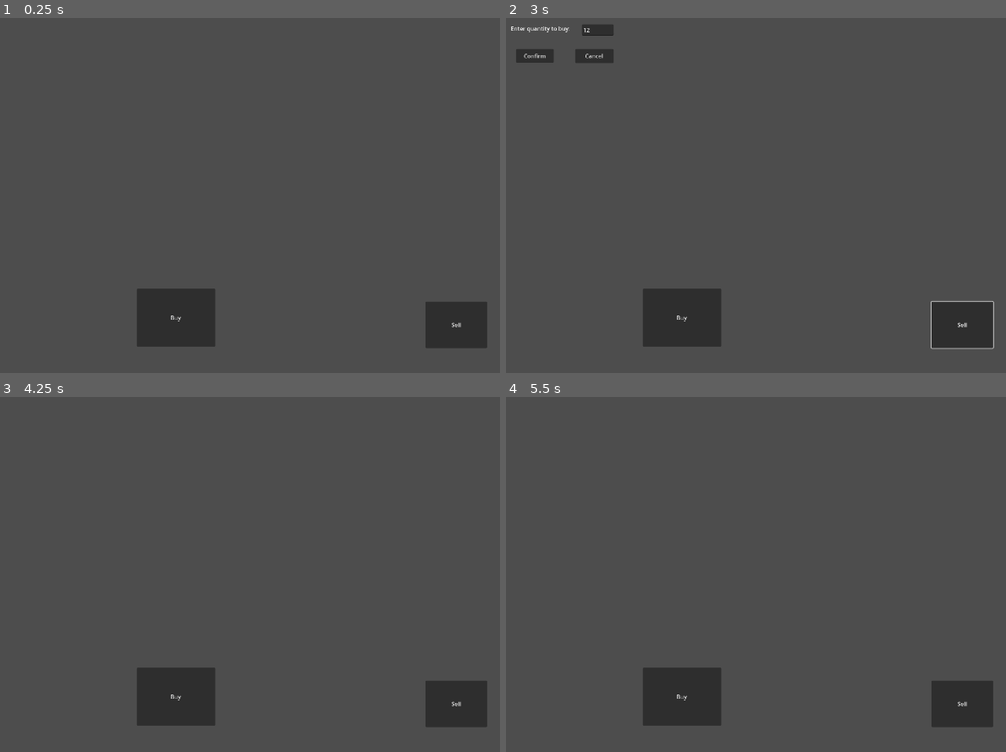
Above: before the commit, frames 1-4 (two rows, left to right).
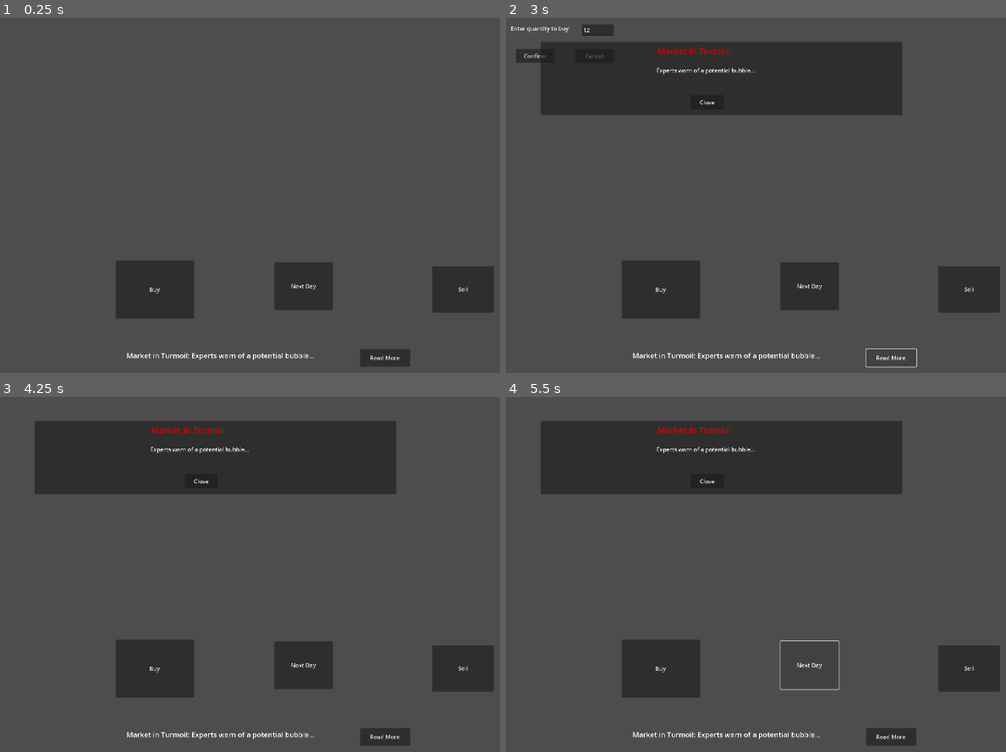
Above: after the commit, the same moments.

Repository: DanielNguyen-05/EcoBub
Game: Godot game, scene res://scenes/main.tscn
Same seed, same stepped clock (60 frames per second), same inputs: the game is played once before the commit and once after it.
Inputs (mouse positions are in pixels of both pictures, inside the frame that each line leads up to):
- Up to frame 1 (0.25 s): no input
- Up to frame 2 (3 s): click "Buy" at 0.5 s; click (596, 28) at 1.27 s; type "12" at 1.35 s; click "Sell" at 2 s; click (891, 358) at 2.75 s, where only the run after the commit has a clickable "Read More"
- Up to frame 3 (4.25 s): click "Confirm" at 3.5 s
- Up to frame 4 (5.5 s): click (811, 666) at 4.25 s, where only the run after the commit has a clickable "Next Day"; click (811, 666) at 5 s, where only the run after the commit has a clickable "Next Day"

The runs differ from the first frame. In frame 1, 7.9% of the frame differs, in the area x 23-99%, y 68-99%; in frame 2, 22%; in frame 3, 23%, in the area x 6-99%, y 6-99%; in frame 4, 21%.

Commit message:
implement news system

Diff:
--- a/project.godot
+++ b/project.godot
@@ -11,7 +11,7 @@
 [application]
 
 config/name="Bubble"
-run/main_scene="res://scenes/main.tscn"
+run/main_scene="res://scenes/Main.tscn"
 config/features=PackedStringArray("4.3", "Mobile")
 
 [autoload]
--- /dev/null
+++ b/scenes/NewsPopup.tscn
@@ -0,0 +1,38 @@
+[gd_scene load_steps=2 format=3 uid="uid://brbqxqii34i3e"]
+
+[ext_resource type="Script" path="res://scripts/NewsPopup.gd" id="1_5m01s"]
+
+[node name="NewsPopup" type="Panel"]
+offset_left = 101.0
+offset_top = 90.0
+offset_right = 1128.0
+offset_bottom = 298.0
+script = ExtResource("1_5m01s")
+
+[node name="Title" type="Label" parent="."]
+layout_mode = 0
+offset_left = 332.0
+offset_top = 9.0
+offset_right = 674.0
+offset_bottom = 67.0
+theme_override_colors/font_color = Color(0.870588, 0, 0, 1)
+theme_override_font_sizes/font_size = 24
+text = "Báo lá cải đây, mại dô, mại dô"
+
+[node name="Content" type="RichTextLabel" parent="."]
+layout_mode = 0
+offset_left = 329.0
+offset_top = 69.0
+offset_right = 657.0
+offset_bottom = 152.0
+text = "Đây là nội dung của báo lá cải, mọi người xem qua nha. Hehehehehehe"
+
+[node name="Close" type="Button" parent="."]
+layout_mode = 0
+offset_left = 426.0
+offset_top = 151.0
+offset_right = 520.0
+offset_bottom = 192.0
+text = "Close"
+
+[connection signal="pressed" from="Close" to="." method="_on_close_pressed"]
--- /dev/null
+++ b/scenes/NewsTicker.gd
@@ -0,0 +1,20 @@
+extends CanvasLayer
+
+var news_item = {"title": "title", "content": "content"}
+@onready var news_popup = get_node("../NewsPopup")
+
+func _ready():
+	update_news("Market in Turmoil", "Experts warn of a potential bubble...")
+
+func update_news(title, content):
+	news_item = {"title": title, "content": content}
+	update_ticker()
+
+func update_ticker():
+	var label = $NewsTickerLabel # Assuming you named the RichTextLabel "NewsTickerLabel"
+	label.text = news_item.title + ": " + news_item.content
+
+func _on_read_more_pressed() -> void:
+	news_popup.set_news_data(news_item.title, news_item.content)
+	news_popup.show()
+	pass # Replace with function body.
--- a/scenes/main.tscn
+++ b/scenes/main.tscn
@@ -1,26 +1,58 @@
-[gd_scene load_steps=3 format=3 uid="uid://dnht67upk063y"]
+[gd_scene load_steps=5 format=3 uid="uid://dnht67upk063y"]
 
-[ext_resource type="Script" path="res://scripts/MarketManager.gd" id="1_reqkr"]
-[ext_resource type="PackedScene" uid="uid://b8ektgpchyvvi" path="res://scenes/BuyPopup.tscn" id="2_djrgf"]
+[ext_resource type="Script" path="res://scripts/MarketManager.gd" id="1_g7qtt"]
+[ext_resource type="PackedScene" uid="uid://b8ektgpchyvvi" path="res://scenes/BuyPopup.tscn" id="2_iu3ry"]
+[ext_resource type="Script" path="res://scenes/NewsTicker.gd" id="3_7kh45"]
+[ext_resource type="PackedScene" uid="uid://brbqxqii34i3e" path="res://scenes/NewsPopup.tscn" id="4_vdd20"]
 
 [node name="Main" type="Node2D"]
-script = ExtResource("1_reqkr")
+script = ExtResource("1_g7qtt")
 
-[node name="BuyPopup" parent="." instance=ExtResource("2_djrgf")]
+[node name="BuyPopup" parent="." instance=ExtResource("2_iu3ry")]
 
-[node name="Buy" type="Button" parent="."]
-offset_left = 391.0
-offset_top = 792.0
-offset_right = 614.0
-offset_bottom = 957.0
+[node name="ButtonGroup" type="Node2D" parent="."]
+
+[node name="Next" type="Button" parent="ButtonGroup"]
+offset_left = 782.0
+offset_top = 717.0
+offset_right = 948.0
+offset_bottom = 853.0
+text = "Next Day"
+
+[node name="Sell" type="Button" parent="ButtonGroup"]
+offset_left = 1230.0
+offset_top = 728.0
+offset_right = 1405.0
+offset_bottom = 860.0
+text = "Sell"
+
+[node name="Buy" type="Button" parent="ButtonGroup"]
+offset_left = 331.0
+offset_top = 712.0
+offset_right = 554.0
+offset_bottom = 877.0
 text = "Buy"
 
-[node name="Sell" type="Button" parent="."]
-offset_left = 1211.0
-offset_top = 829.0
-offset_right = 1386.0
-offset_bottom = 961.0
-text = "Sell"
+[node name="NewsTickerLayer" type="CanvasLayer" parent="."]
+script = ExtResource("3_7kh45")
 
-[connection signal="pressed" from="Buy" to="." method="_on_buy_pressed"]
-[connection signal="pressed" from="Sell" to="." method="_on_sell_pressed"]
+[node name="NewsTickerLabel" type="RichTextLabel" parent="NewsTickerLayer"]
+offset_left = 362.0
+offset_top = 968.0
+offset_right = 1130.0
+offset_bottom = 1026.0
+theme_override_font_sizes/normal_font_size = 20
+text = "This is the news"
+
+[node name="ReadMore" type="Button" parent="NewsTickerLayer"]
+offset_left = 1025.0
+offset_top = 964.0
+offset_right = 1168.0
+offset_bottom = 1014.0
+text = "Read More"
+
+[node name="NewsPopup" parent="." instance=ExtResource("4_vdd20")]
+
+[connection signal="pressed" from="ButtonGroup/Sell" to="." method="_on_sell_pressed"]
+[connection signal="pressed" from="ButtonGroup/Buy" to="." method="_on_buy_pressed"]
+[connection signal="pressed" from="NewsTickerLayer/ReadMore" to="NewsTickerLayer" method="_on_read_more_pressed"]
--- /dev/null
+++ b/scripts/NewsPopup.gd
@@ -0,0 +1,16 @@
+extends Panel
+
+@onready var ntitle = get_node("Title")
+@onready var ncontent = get_node("Content")
+
+func _ready():
+	hide() # Hide initially
+
+func set_news_data(title, content):
+	ntitle.text = title
+	ncontent.text = content
+
+
+func _on_close_pressed() -> void:
+	hide()
+	pass # Replace with function body.
Not shown, added: scenes/New82DE.tmp
